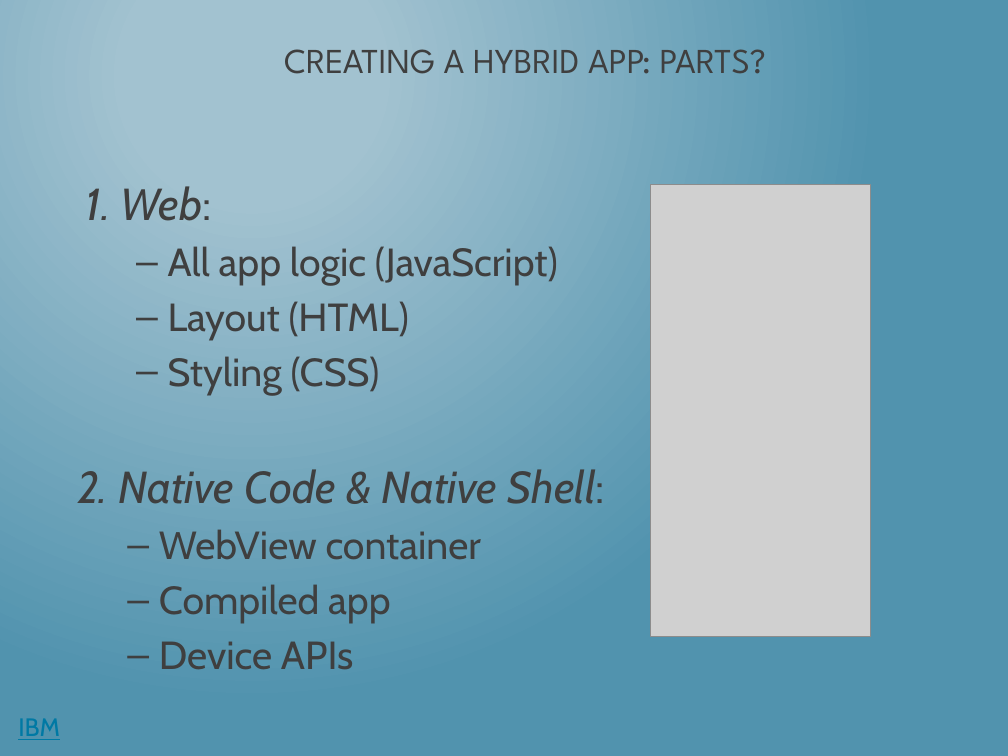
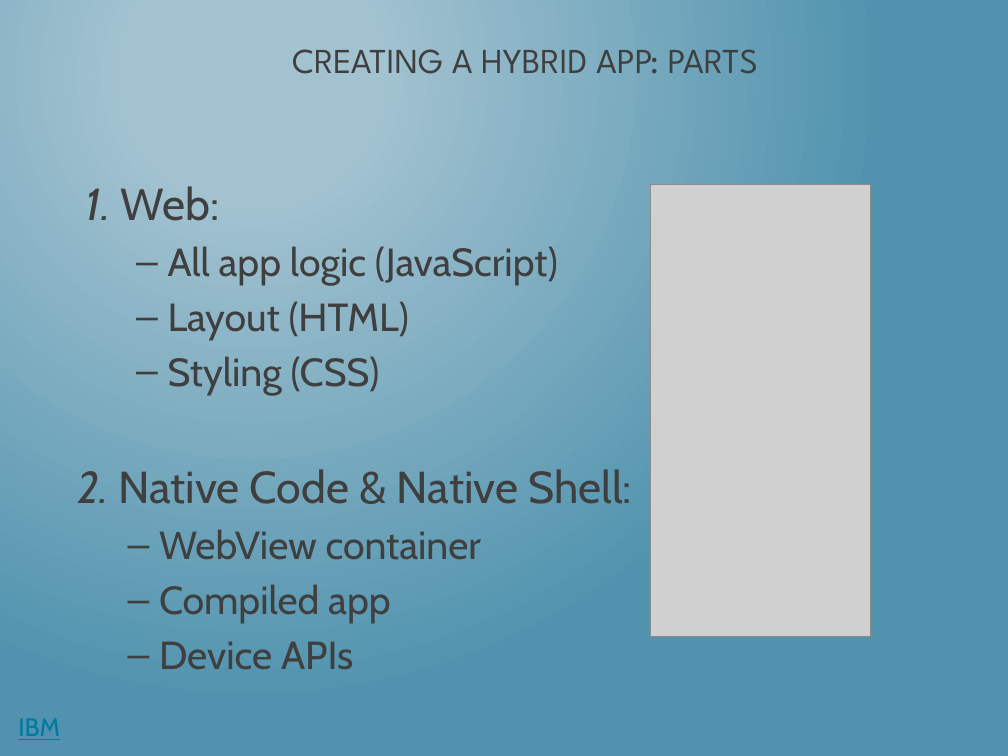
Before and after one commit to dotNetkow/Presentations, a slide deck: slide 14 of 2014-08-11 That Conference - Hybrid Apps/Building PhoneGap Mobile App w KendoUI.pptx (slide 15 before the commit). Drawn at 1008x756 pixels with LibreOffice and Linux fonts; fonts in the diff are those of the drawing; grey boxes stand for pictures. Boxes give left, top, right and bottom in pixels: in the first picture for what was removed or moved away, otherwise in the second. Text is boxed around its words. In the diff, an @@ line names an element or a change of style, - is before the commit and + after.

```diff
--- a/2014-08-11 That Conference - Hybrid Apps/Building PhoneGap Mobile App w KendoUI.pptx
+++ b/2014-08-11 That Conference - Hybrid Apps/Building PhoneGap Mobile App w KendoUI.pptx
@@ title at (x1=292, y1=49, x2=758, y2=74): text changed @@
-CREATING A HYBRID APP: PARTS?
+CREATING A HYBRID APP: PARTS
@@ text at (x1=86, y1=186, x2=219, y2=221): italic off in "Web:" @@
@@ text at (x1=77, y1=469, x2=631, y2=504): italic off in "Native Code & Native Shell:" @@
```
Also in this commit, not shown: 14 other slides changed, 1 other file.
